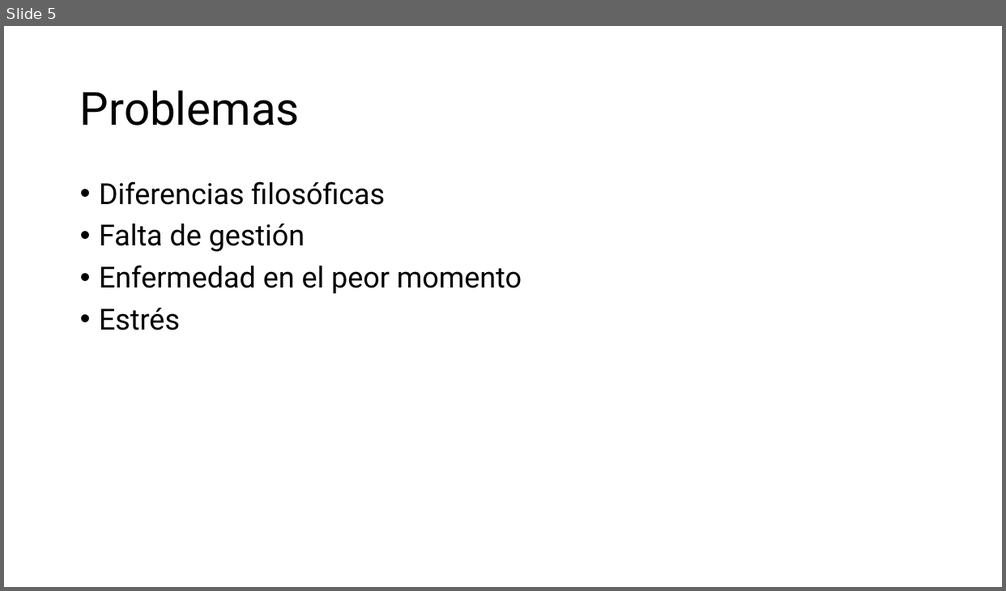
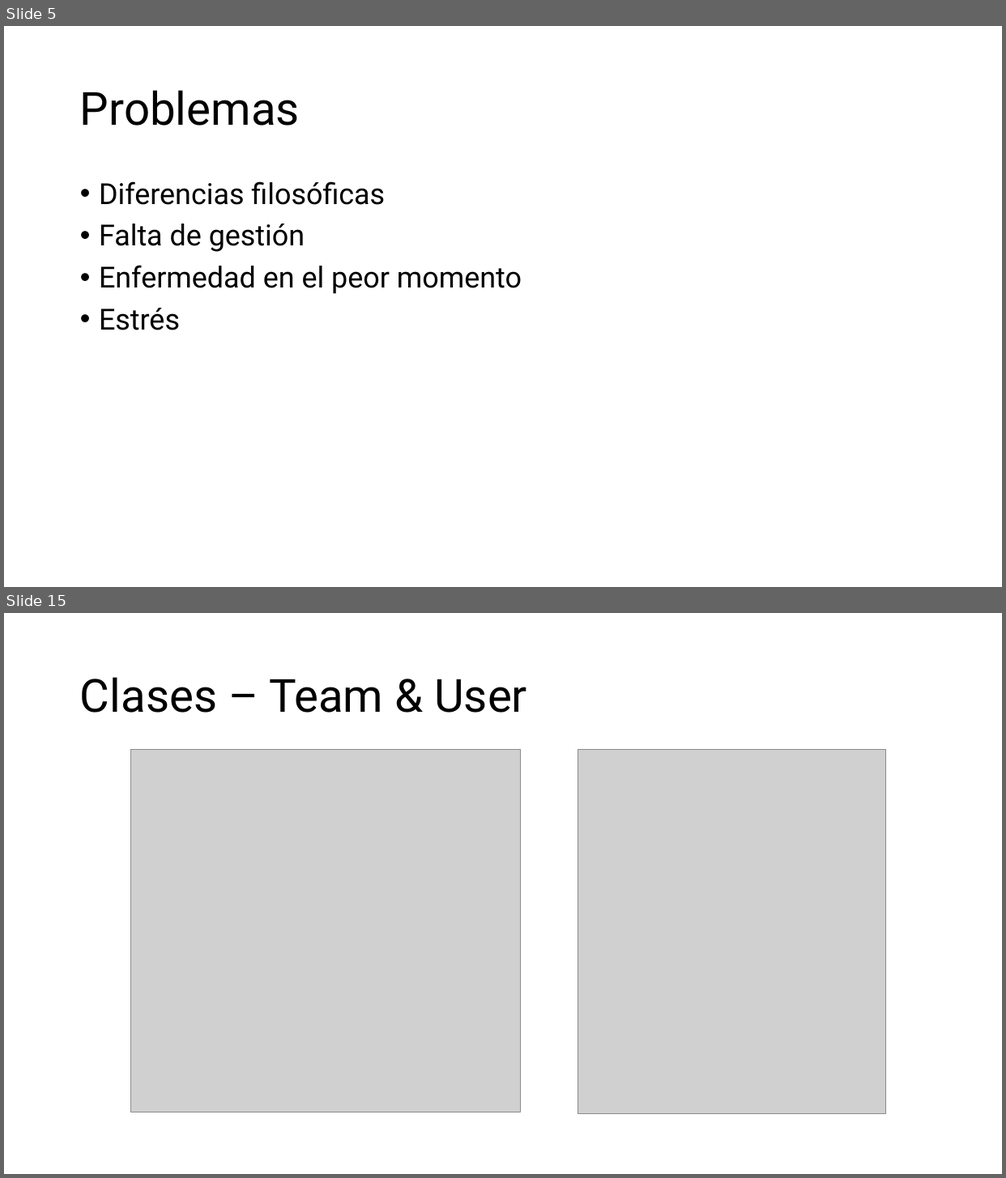
Before and after one commit to aniballpxess/CursoFP2-Apuntes, a slide deck: ASIGNATURAS/PM/PRACTICA/Ficheros-de-entregas/Presentacion-Proyecto-Macarena.pptx. Shown one above the other, each under a label of ours: slide 5 before the commit, slides 5 and 15 after it; the slides between them are not shown. The pictures are 1006x591 and 1006x1178 pixels, drawn with LibreOffice and Linux fonts; fonts in the diff are those of the drawing; grey boxes stand for pictures. Boxes give left, top, right and bottom in pixels: in the first picture for what was removed or moved away, otherwise in the second. Text is boxed around its words. In the diff, an @@ line names an element or a change of style, - is before the commit and + after.

Commit message:
Lo trabajado en clase el 21/02/2025

```diff
--- a/ASIGNATURAS/PM/PRACTICA/Ficheros-de-entregas/Presentacion-Proyecto-Macarena.pptx
+++ b/ASIGNATURAS/PM/PRACTICA/Ficheros-de-entregas/Presentacion-Proyecto-Macarena.pptx
@@ slide 15 added at (4, 613, 1002, 1174), background #FFFFFF @@
@@ title added at (80, 677, 527, 713), 44 pt, text #000000 @@
+Clases – Team & User
@@ picture added at (130, 750, 521, 1112) @@
@@ picture added at (578, 750, 885, 1114) @@
```
Also in this commit, not shown: 2 slides changed, 13 other slides added, 44 other files.
